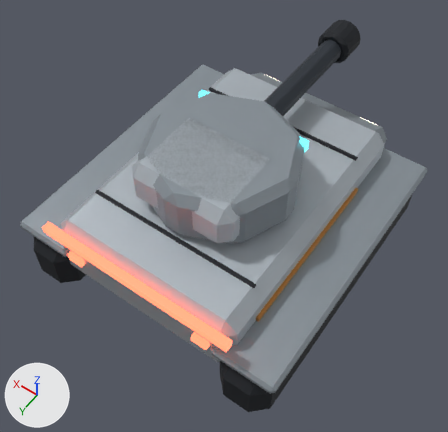
The glTF model public/media/model/exo-tank.glb, before and after one commit.
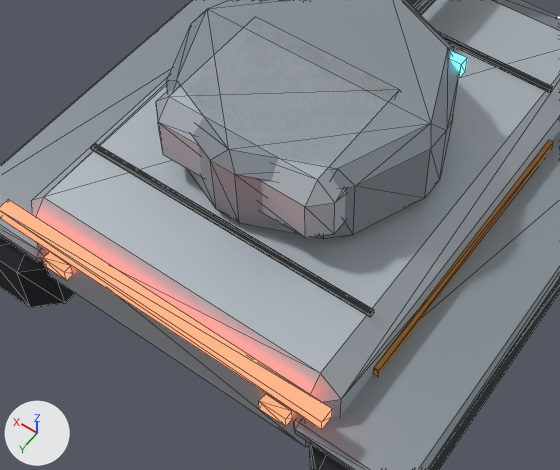
Old and new are each drawn whole from a 50 mm lens placed at (-2.29, 3.32, 5.64), pointed at (0.0, 0.11, 0.6) and again close up on the part from 10% to 81% of the width and 25% to 87% of the height. Arrows for +X, +Y and +Z are at lower left; the lights stay in place. The first two pictures are the older version. The close-ups show mesh edges as thin lines. Where no turn or scale is listed for an object, it has been applied to the vertices. Vertices at exactly the same position are counted once.

Names of what the first close-up shows: 'body', 'turret'.
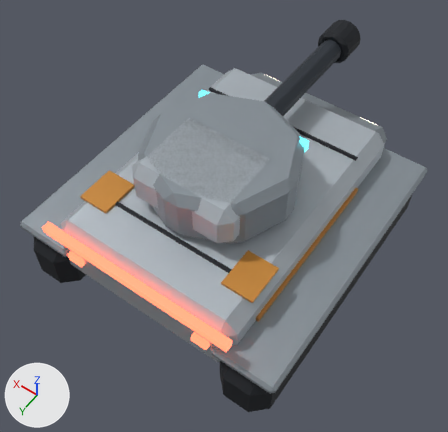
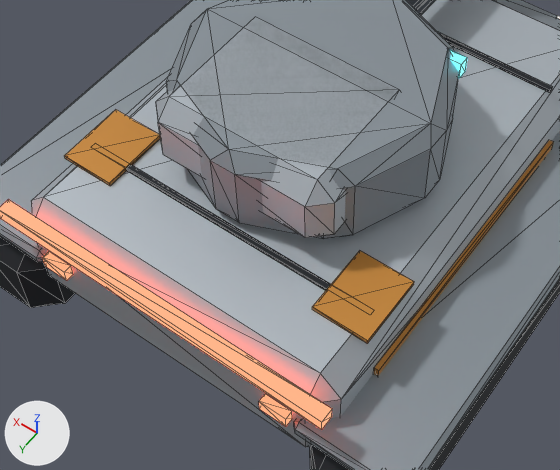
Boxes [x1, y1, x2, y2] around the edits, measured in the close-ups (560 x 470 px):
```json
{"part": 1, "of": "me_body", "change": "added", "after": [312, 251, 414, 344], "on screen": "orange"}
{"part": 2, "of": "me_body", "change": "added", "after": [64, 110, 160, 186], "on screen": "orange"}
```

The change, as JSON lines over the scene's bpy script:
```json
{"block": "me_body", "where": "# used by ob_body; location = (0.0, 0.0, 0.0)"}
{"op": "remove", "block": "me_body", "code": "me_body.from_pydata(...)  # 344 vertices, 596 faces; spans x -1.47..1.47, y -1.81..1.55, z 0.09..1.17"}
{"op": "add", "block": "me_body", "code": "me_body.from_pydata(...)  # 360 vertices, 620 faces; spans x -1.47..1.47, y -1.81..1.55, z 0.09..1.17"}
{"block": "me_body", "change": "me_body part 1: a new loose piece, a box spanning x -0.97..-0.65, y 0.667..1.073, z 1.149..1.174, in mat_accent (orange #c98a3a)"}
{"block": "me_body", "change": "me_body part 2: a new loose piece, a box spanning x 0.65..0.97, y 0.667..1.073, z 1.149..1.174, in mat_accent (orange #c98a3a)"}
```
